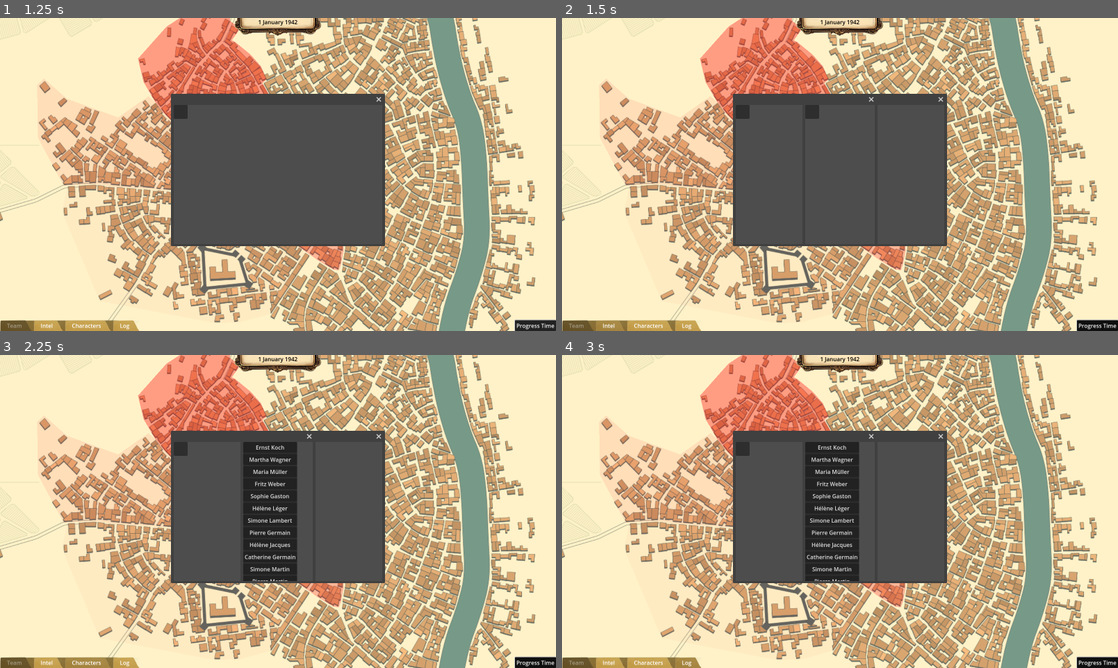
Above: before the commit, frames 1-4 (two rows, left to right).
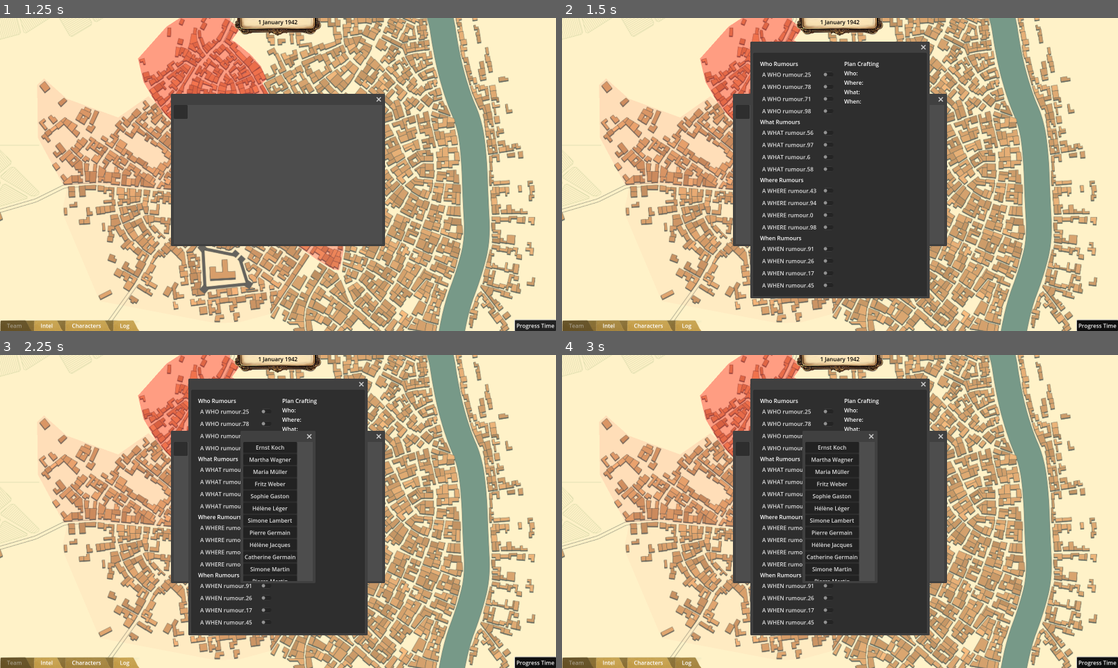
Above: after the commit, the same moments.

Repository: Stormwind-Gaming/stw-gogj-24
Game: Godot game, scene res://scenes/map.tscn
Same seed, same stepped clock (60 frames per second), same inputs: the game is played once before the commit and once after it.
Inputs:
- Up to frame 1 (1.25 s): click "Progress Time" at 0.5 s
- Up to frame 2 (1.5 s): click "Intel" at 1.25 s
- Up to frame 3 (2.25 s): click "Characters" at 2 s
- Up to frame 4 (3 s): click "Log" at 2.75 s

Frame 1 is identical in both runs. In frame 2, 24% of the frame differs, in the area x 33-67%, y 7-90%; in frame 3, 18%; in frame 4, 18%.

Commit message:
GUI logic for making plans

Diff:
--- a/scenes/gui/intel_list.tscn
+++ b/scenes/gui/intel_list.tscn
@@ -3,15 +3,142 @@
 [ext_resource type="Script" path="res://scripts/gui/intel_list.gd" id="1_4b1gi"]
 
 [node name="IntelList" type="Window"]
-size = Vector2i(200, 400)
+position = Vector2i(0, 36)
+size = Vector2i(500, 700)
 script = ExtResource("1_4b1gi")
 
 [node name="PanelContainer" type="PanelContainer" parent="."]
-offset_right = 40.0
-offset_bottom = 40.0
+anchors_preset = 10
+anchor_right = 1.0
+offset_bottom = 185.0
+grow_horizontal = 2
 
 [node name="MarginContainer" type="MarginContainer" parent="PanelContainer"]
 layout_mode = 2
+theme_override_constants/margin_left = 10
+theme_override_constants/margin_top = 10
+theme_override_constants/margin_right = 10
+theme_override_constants/margin_bottom = 10
 
-[node name="IntelListContainer" type="VBoxContainer" parent="PanelContainer/MarginContainer"]
+[node name="HBoxContainer" type="HBoxContainer" parent="PanelContainer/MarginContainer"]
 layout_mode = 2
+
+[node name="MarginContainerL" type="MarginContainer" parent="PanelContainer/MarginContainer/HBoxContainer"]
+layout_mode = 2
+size_flags_horizontal = 3
+theme_override_constants/margin_left = 10
+theme_override_constants/margin_top = 10
+theme_override_constants/margin_right = 10
+theme_override_constants/margin_bottom = 10
+
+[node name="IntelListContainer" type="VBoxContainer" parent="PanelContainer/MarginContainer/HBoxContainer/MarginContainerL"]
+layout_mode = 2
+size_flags_horizontal = 3
+
+[node name="WhoContainer" type="VBoxContainer" parent="PanelContainer/MarginContainer/HBoxContainer/MarginContainerL/IntelListContainer"]
+layout_mode = 2
+
+[node name="Label" type="Label" parent="PanelContainer/MarginContainer/HBoxContainer/MarginContainerL/IntelListContainer/WhoContainer"]
+layout_mode = 2
+text = "Who Rumours"
+
+[node name="WhoBtnGrpContainer" type="VBoxContainer" parent="PanelContainer/MarginContainer/HBoxContainer/MarginContainerL/IntelListContainer/WhoContainer"]
+layout_mode = 2
+
+[node name="WhatContainer" type="VBoxContainer" parent="PanelContainer/MarginContainer/HBoxContainer/MarginContainerL/IntelListContainer"]
+layout_mode = 2
+
+[node name="Label" type="Label" parent="PanelContainer/MarginContainer/HBoxContainer/MarginContainerL/IntelListContainer/WhatContainer"]
+layout_mode = 2
+text = "What Rumours"
+
+[node name="WhatBtnGrpContainer" type="VBoxContainer" parent="PanelContainer/MarginContainer/HBoxContainer/MarginContainerL/IntelListContainer/WhatContainer"]
+layout_mode = 2
+
+[node name="WhereContainer" type="VBoxContainer" parent="PanelContainer/MarginContainer/HBoxContainer/MarginContainerL/IntelListContainer"]
+layout_mode = 2
+
+[node name="Label" type="Label" parent="PanelContainer/MarginContainer/HBoxContainer/MarginContainerL/IntelListContainer/WhereContainer"]
+layout_mode = 2
+text = "Where Rumours"
+
+[node name="WhereBtnGrpContainer" type="VBoxContainer" parent="PanelContainer/MarginContainer/HBoxContainer/MarginContainerL/IntelListContainer/WhereContainer"]
+layout_mode = 2
+
+[node name="WhenContainer" type="VBoxContainer" parent="PanelContainer/MarginContainer/HBoxContainer/MarginContainerL/IntelListContainer"]
+layout_mode = 2
+
+[node name="Label" type="Label" parent="PanelContainer/MarginContainer/HBoxContainer/MarginContainerL/IntelListContainer/WhenContainer"]
+layout_mode = 2
+text = "When Rumours"
+
+[node name="WhenBtnGrpContainer" type="VBoxContainer" parent="PanelContainer/MarginContainer/HBoxContainer/MarginContainerL/IntelListContainer/WhenContainer"]
+layout_mode = 2
+
+[node name="MarginContainerR" type="MarginContainer" parent="PanelContainer/MarginContainer/HBoxContainer"]
+layout_mode = 2
+size_flags_horizontal = 3
+theme_override_constants/margin_left = 10
+theme_override_constants/margin_top = 10
+theme_override_constants/margin_right = 10
+theme_override_constants/margin_bottom = 10
+
+[node name="CraftingContainer" type="VBoxContainer" parent="PanelContainer/MarginContainer/HBoxContainer/MarginContainerR"]
+layout_mode = 2
+size_flags_horizontal = 3
+
+[node name="MarginContainer" type="MarginContainer" parent="PanelContainer/MarginContainer/HBoxContainer/MarginContainerR/CraftingContainer"]
+layout_mode = 2
+
+[node name="Label" type="Label" parent="PanelContainer/MarginContainer/HBoxContainer/MarginContainerR/CraftingContainer/MarginContainer"]
+layout_mode = 2
+text = "Plan Crafting"
+
+[node name="WhoContainer" type="HBoxContainer" parent="PanelContainer/MarginContainer/HBoxContainer/MarginContainerR/CraftingContainer"]
+layout_mode = 2
+
+[node name="Label" type="Label" parent="PanelContainer/MarginContainer/HBoxContainer/MarginContainerR/CraftingContainer/WhoContainer"]
+layout_mode = 2
+text = "Who:"
+
+[node name="WhoDescription" type="Label" parent="PanelContainer/MarginContainer/HBoxContainer/MarginContainerR/CraftingContainer/WhoContainer"]
+layout_mode = 2
+
+[node name="WhatContainer" type="HBoxContainer" parent="PanelContainer/MarginContainer/HBoxContainer/MarginContainerR/CraftingContainer"]
+layout_mode = 2
+
+[node name="Label" type="Label" parent="PanelContainer/MarginContainer/HBoxContainer/MarginContainerR/CraftingContainer/WhatContainer"]
+layout_mode = 2
+text = "Where:"
+
+[node name="WhatDescription" type="Label" parent="PanelContainer/MarginContainer/HBoxContainer/MarginContainerR/CraftingContainer/WhatContainer"]
+layout_mode = 2
+
+[node name="WhereContainer" type="HBoxContainer" parent="PanelContainer/MarginContainer/HBoxContainer/MarginContainerR/CraftingContainer"]
+layout_mode = 2
+
+[node name="Label" type="Label" parent="PanelContainer/MarginContainer/HBoxContainer/MarginContainerR/CraftingContainer/WhereContainer"]
+layout_mode = 2
+text = "What:"
+
+[node name="WhereDescription" type="Label" parent="PanelContainer/MarginContainer/HBoxContainer/MarginContainerR/CraftingContainer/WhereContainer"]
+layout_mode = 2
+
+[node name="WhenContainer" type="HBoxContainer" parent="PanelContainer/MarginContainer/HBoxContainer/MarginContainerR/CraftingContainer"]
+layout_mode = 2
+
+[node name="Label" type="Label" parent="PanelContainer/MarginContainer/HBoxContainer/MarginContainerR/CraftingContainer/WhenContainer"]
+layout_mode = 2
+text = "When:"
+
+[node name="WhenDescription" type="Label" parent="PanelContainer/MarginContainer/HBoxContainer/MarginContainerR/CraftingContainer/WhenContainer"]
+layout_mode = 2
+
+[node name="MarginContainer2" type="MarginContainer" parent="PanelContainer/MarginContainer/HBoxContainer/MarginContainerR/CraftingContainer"]
+layout_mode = 2
+theme_override_constants/margin_top = 10
+
+[node name="CreatePlanBtn" type="Button" parent="PanelContainer/MarginContainer/HBoxContainer/MarginContainerR/CraftingContainer/MarginContainer2"]
+visible = false
+layout_mode = 2
+text = "Create Plan"
--- a/scripts/enums.gd
+++ b/scripts/enums.gd
@@ -15,7 +15,6 @@
 
 enum IntelLevel {
 	RUMOUR,
-	LEAD,
 	PLAN,
 	STRATEGEM
 }
@@ -24,7 +23,8 @@
 	WHO,
 	WHAT,
 	WHERE,
-	WHEN
+	WHEN,
+	COMPLETE
 }
 
 enum StatCheckType {
--- a/scripts/game_controller.gd
+++ b/scripts/game_controller.gd
@@ -83,6 +83,7 @@
 
 		if success:
 			log_message = "The mission was a success!"
+			print(IntelFactory)
 			current_turn_log.append(log_message)
 			IntelFactory.create_rumour(action.poi.rumour_config)
 		else:
--- a/scripts/global_registry.gd
+++ b/scripts/global_registry.gd
@@ -71,5 +71,5 @@
 func unregister_object(category: Registry_Category, object_name: String) -> void:
 	if category in registered_objects:
 		registered_objects[category].erase(object_name)
-		if registered_objects[category].empty():
+		if registered_objects[category].is_empty():  # Changed from empty() to is_empty()
 			registered_objects.erase(category)
--- a/scripts/gui/intel_list.gd
+++ b/scripts/gui/intel_list.gd
@@ -1,10 +1,31 @@
 extends Window
 
-@onready var intel_list_container = $PanelContainer/MarginContainer/IntelListContainer
+@onready var who_btn_grp_container = find_child("WhoBtnGrpContainer")
+@onready var what_btn_grp_container = find_child("WhatBtnGrpContainer")
+@onready var where_btn_grp_container = find_child("WhereBtnGrpContainer")
+@onready var when_btn_grp_container = find_child("WhenBtnGrpContainer")
+
+@onready var who_description = find_child("WhoDescription")
+@onready var what_description = find_child("WhatDescription")
+@onready var where_description = find_child("WhereDescription")
+@onready var when_description = find_child("WhenDescription")
+
+@onready var create_plan_btn = find_child("CreatePlanBtn")
+
+# Variables to store selected intel nodes
+var selected_intel = {
+	Enums.IntelType.WHO: null,
+	Enums.IntelType.WHAT: null,
+	Enums.IntelType.WHERE: null,
+	Enums.IntelType.WHEN: null
+}
 
 func _ready():
 	# Connect the close_requested signal
-	connect("close_requested", Callable(self, "_on_close_requested"))
+	close_requested.connect(_on_close_requested)
+
+	create_plan_btn.visible = false
+	create_plan_btn.pressed.connect(_on_create_plan_btn_pressed)
 
 	# Fetch intel from the GlobalRegistry and populate the list
 	var intel = GlobalRegistry.get_all_objects(GlobalRegistry.Registry_Category.INTEL)
@@ -14,16 +35,56 @@
 	queue_free()
 
 func populate_intel_list(intel):
-	# Clear existing children in the container by freeing them
-	for child in intel_list_container.get_children():
-		child.queue_free()
+	var intel_type_to_container = {
+		Enums.IntelType.WHO: { "container": who_btn_grp_container, "button_group": ButtonGroup.new(), "description_label": who_description },
+		Enums.IntelType.WHAT: { "container": what_btn_grp_container, "button_group": ButtonGroup.new(), "description_label": what_description },
+		Enums.IntelType.WHERE: { "container": where_btn_grp_container, "button_group": ButtonGroup.new(), "description_label": where_description },
+		Enums.IntelType.WHEN: { "container": when_btn_grp_container, "button_group": ButtonGroup.new(), "description_label": when_description }
+	}
 
-	# Iterate over the dictionary to create buttons
 	for name in intel.keys():
 		var intel_node = intel[name]
-		var label = Label.new()
+		var intel_data = intel_type_to_container.get(intel_node.type)
 
-		# Use character_node's first_name and last_name for the button text
-		label.text = intel_node.description
+		if intel_data and intel_data["container"]:
+			var container = intel_data["container"]
+			var button_group = intel_data["button_group"]
+			var description_label = intel_data["description_label"]
 
-		intel_list_container.add_child(label)
+			var check_button = CheckButton.new()
+			check_button.text = intel_node.description
+			check_button.set_button_group(button_group)
+
+			# Use a lambda to update selected intel and toggle button visibility
+			check_button.toggled.connect(func(pressed):
+				if pressed:
+					selected_intel[intel_node.type] = intel_node
+					description_label.text = intel_node.description
+				else:
+					selected_intel[intel_node.type] = null
+				_check_create_plan_visibility()
+			)
+
+			container.add_child(check_button)
+		else:
+			print("Error: Container not found or intel_data is invalid for:", name, "with type:", intel_node.type)
+
+func _check_create_plan_visibility():
+	# Check if all intel types have a selected intel node
+	if selected_intel[Enums.IntelType.WHO] and selected_intel[Enums.IntelType.WHAT] and selected_intel[Enums.IntelType.WHERE] and selected_intel[Enums.IntelType.WHEN]:
+		create_plan_btn.visible = true
+	else:
+		create_plan_btn.visible = false
+
+func _on_create_plan_btn_pressed():
+	# Call IntelFactory.combine_rumours with the selected intel nodes
+	IntelFactory.combine_rumours([
+		selected_intel[Enums.IntelType.WHO],
+		selected_intel[Enums.IntelType.WHAT],
+		selected_intel[Enums.IntelType.WHERE],
+		selected_intel[Enums.IntelType.WHEN]
+	])
+
+	#TODO: Probably this should switch to the 'Plans' tab OR refresh the layout
+	# Close the window
+	_on_close_requested()
--- a/scripts/intel/intel.gd
+++ b/scripts/intel/intel.gd
@@ -5,13 +5,18 @@
 var level: Enums.IntelLevel
 var type: Enums.IntelType
 var description: String
+var id: String
 
 func _init(level: Enums.IntelLevel, type: Enums.IntelType, description: String):
 
 	self.level = level
 	self.type = type
 	self.description = description
-
-	GlobalRegistry.register_object(GlobalRegistry.Registry_Category.INTEL, self)
+	self.id = GlobalRegistry.register_object(GlobalRegistry.Registry_Category.INTEL, self)
 
 	print("Added intel to global registry")
+
+func _notification(what: int) -> void:
+		if what == NOTIFICATION_PREDELETE:
+				GlobalRegistry.unregister_object(GlobalRegistry.Registry_Category.INTEL, self.id)
+				print("Removed intel from global registry")
--- a/scripts/intel/intel_factory.gd
+++ b/scripts/intel/intel_factory.gd
@@ -34,7 +34,7 @@
 				self.when_chance = int(self.when_chance * scale_factor)
 
 				print("Scaled chances to 100%: Who: %d, Where: %d, What: %d, When: %d" %
-					  [self.who_chance, self.where_chance, self.what_chance, self.when_chance])
+						[self.who_chance, self.where_chance, self.what_chance, self.when_chance])
 
 static func create_rumour(config: RumourConfig) -> Intel:
 	print("Creating rumour...")
@@ -49,20 +49,43 @@
 	# Determine the type of rumour based on the random value and chances
 	if random_value < config.who_chance:
 		type = Enums.IntelType.WHO
-		description = "A WHO rumour."
+		description = "A WHO rumour." + str(random_value)
 	elif random_value < config.who_chance + config.where_chance:
 		type = Enums.IntelType.WHERE
-		description = "A WHERE rumour."
+		description = "A WHERE rumour." + str(random_value)
 	elif random_value < config.who_chance + config.where_chance + config.what_chance:
 		type = Enums.IntelType.WHAT
-		description = "A WHAT rumour."
+		description = "A WHAT rumour." + str(random_value)
 	else:
 		type = Enums.IntelType.WHEN
-		description = "A WHEN rumour."
+		description = "A WHEN rumour." + str(random_value)
 
 	print("Rumour created: Type: ", type, ", Description: ", description)
 
 	return Intel.new(Enums.IntelLevel.RUMOUR, type, description)
 
-func combine_rumours(rumours: Array):
-	print("Combining rumours...")
+static func combine_rumours(rumours: Array) -> Intel:
+		# Verify we have exactly 4 rumours
+		if rumours.size() != 4:
+				push_error("Need exactly 4 rumours to combine")
+				return null
+
+		# Check each rumour is unique type and RUMOUR level
+		var type_check = {}
+		for rumour in rumours:
+				if not rumour is Intel or rumour.level != Enums.IntelLevel.RUMOUR:
+						push_error("Can only combine RUMOUR level intel")
+						return null
+				if rumour.type in type_check:
+						push_error("Cannot combine duplicate rumour types")
+						return null
+				type_check[rumour.type] = true
+
+		# Create new PLAN level intel
+		var plan = Intel.new(Enums.IntelLevel.PLAN, Enums.IntelType.COMPLETE, "Here is a PLAN")
+
+		# Destroy rumours by freeing them
+		for rumour in rumours:
+				rumour.free()
+
+		return plan
--- a/scripts/map.gd
+++ b/scripts/map.gd
@@ -19,6 +19,13 @@
 	for i in range(4):
 		var character = CharacterFactory.create_character()
 		$CanvasLayer/Map_Panel_Left.add_character_card(character.id)
+
+		var whoR = IntelFactory.create_rumour(IntelFactory.RumourConfig.new(100,0,0,0))
+		var whereR = IntelFactory.create_rumour(IntelFactory.RumourConfig.new(0,100,0,0))
+		var whatR = IntelFactory.create_rumour(IntelFactory.RumourConfig.new(0,0,100,0))
+		var whenR = IntelFactory.create_rumour(IntelFactory.RumourConfig.new(0,0,0,100))
+
+	#var plan = IntelFactory.combine_rumours([whoR, whereR, whatR, whenR])
 
 	# var pois = GlobalRegistry.get_all_objects(GlobalRegistry.Registry_Category.POI)
 	# var characters = GlobalRegistry.get_all_objects(GlobalRegistry.Registry_Category.CHARACTER)
Not shown: 1 places in scenes/map.tscn that only renumber resources
